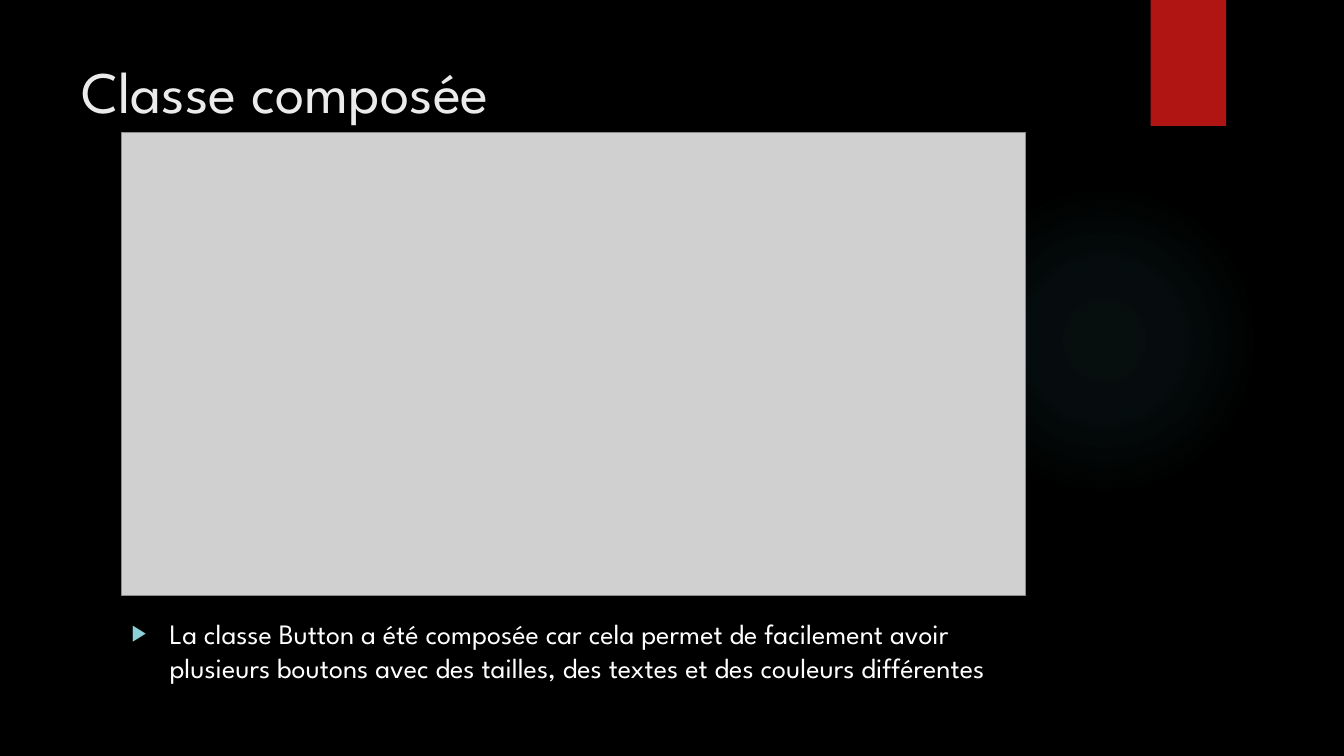
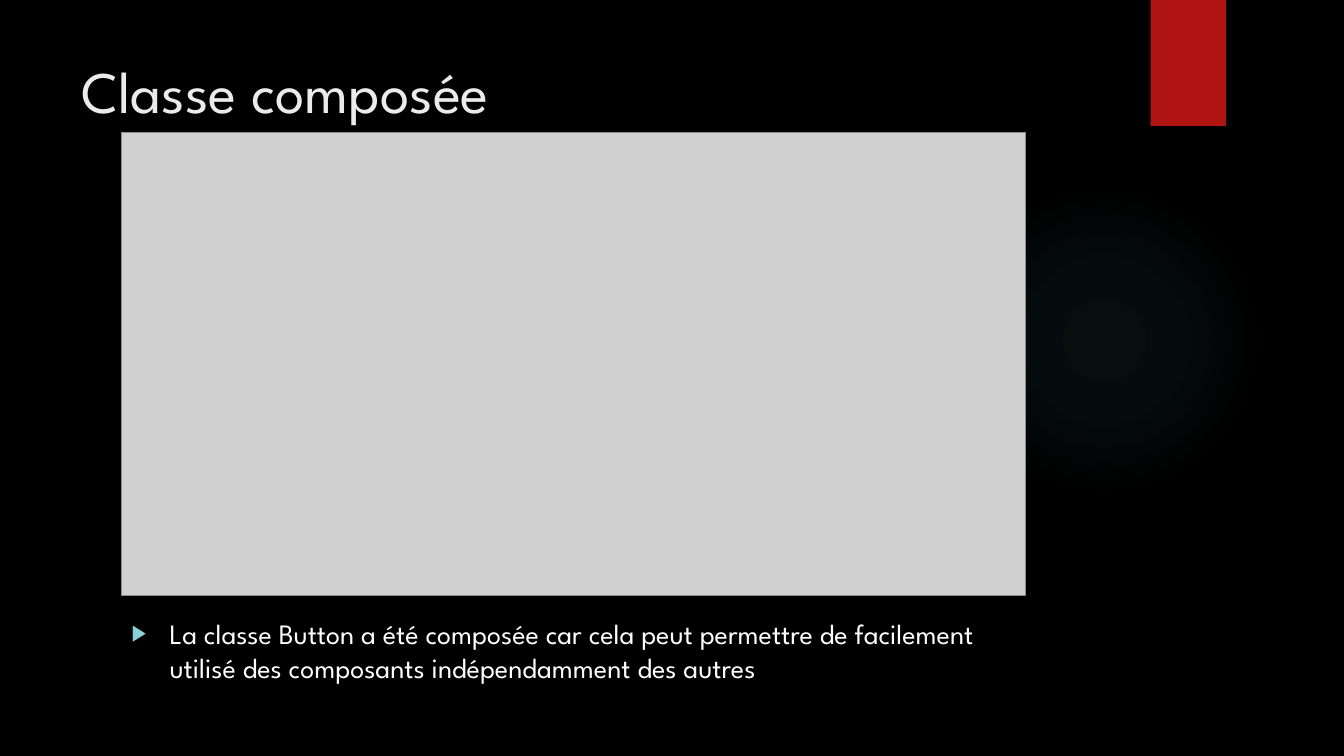
Before and after one commit to Bugnon/oc-2021, a slide deck: slide 11 of src/projet/projet3/Powerpoint_pacman.pptx. Drawn at 1344x756 pixels with LibreOffice and Linux fonts; fonts in the diff are those of the drawing; grey boxes stand for pictures; background and template pictures are left out. Boxes give left, top, right and bottom in pixels: in the first picture for what was removed or moved away, otherwise in the second. Text is boxed around its words. In the diff, an @@ line names an element or a change of style, - is before the commit and + after.

```diff
--- a/src/projet/projet3/Powerpoint_pacman.pptx
+++ b/src/projet/projet3/Powerpoint_pacman.pptx
@@ text at bbox=[170, 624, 974, 684]: text changed @@
-▶ La classe Button a été composée car cela permet de facilement avoir plusieurs boutons avec des tailles, des textes et des couleurs différentes
+▶ La classe Button a été composée car cela peut permettre de facilement utilisé des composants indépendamment des autres
```
Also in this commit, not shown: 5 other slides changed, 3 other files.
